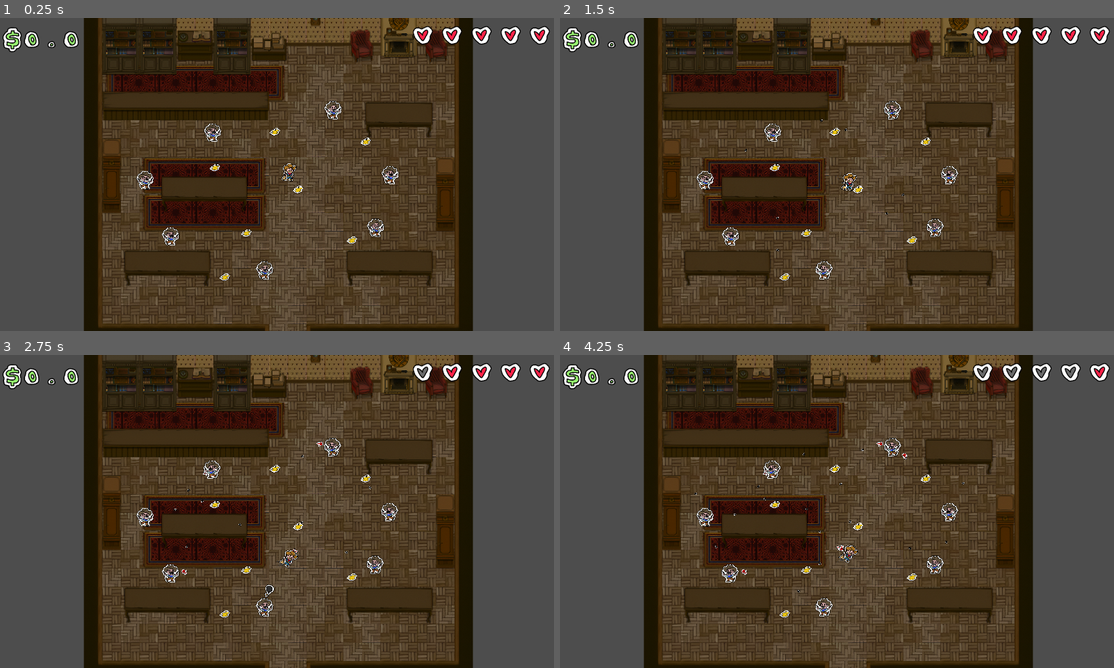
Above: before the commit, frames 1-4 (two rows, left to right).
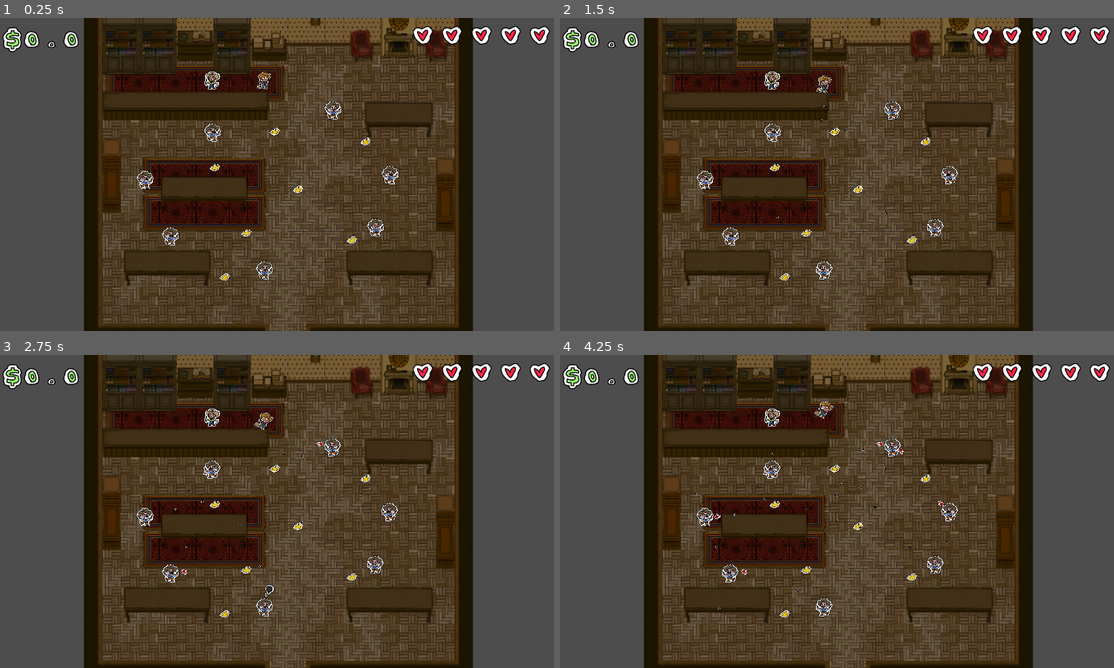
Above: after the commit, the same moments.

Repository: LavenderPlush/SaloonBrawl
Game: Godot game, scene res://Maps/wild_west_saloon.tscn
Same seed, same stepped clock (60 frames per second), same inputs: the game is played once before the commit and once after it.
Inputs:
- Up to frame 1 (0.25 s): no input
- Up to frame 2 (1.5 s): hold D (right) 0.53-1.28 s; hold E (interact) 0.53-1.28 s; hold S (down) from 1.28 s (still down); tap E (interact) at 1.35 s
- Up to frame 3 (2.75 s): release S (down) at 2.03 s; hold D (right) from 2.03 s (still down); hold E (interact) from 2.03 s (still down)
- Up to frame 4 (4.25 s): release D (right) at 2.78 s; release E (interact) at 2.78 s; hold W (up) 2.78-3.53 s; tap E (interact) at 2.85 s; hold A (left) from 3.53 s (still down); hold E (interact) from 3.53 s (still down)

The runs differ from the first frame. In frame 1, 0.3% of the frame differs, in the area x 36-54%, y 17-53%; in frame 2, 0.3%; in frame 3, 0.4%; in frame 4, 0.6%, in the area x 27-93%, y 4-82%.

Commit message:
Added barman shooting at patrons.

Diff:
--- /dev/null
+++ b/Characters/Barman/barman.gd
@@ -0,0 +1,54 @@
+extends CharacterBody2D
+
+class_name Barman
+
+var targets: Array = []
+
+@export var time_between_shots: float = 1
+@export var bullet_speed: int = 600
+@export var spray_angle_degrees: float = 10
+
+@onready var timer: Timer = $Timer
+@onready var manager: EnemyManager = %EnemyManager
+
+var bullet_scene: PackedScene = preload("res://Projectiles/Bullet/bullet.tscn")
+
+func _ready() -> void:
+	#timer.connect("timeout", _on_timer_timeout)
+	timer.start()
+	find_targets()
+	if !targets.is_empty():
+		timer.start(time_between_shots)
+
+func find_targets():
+	var patrons: Array = manager.patrons
+	for patron in patrons:
+		if patron is Patron:
+			targets.append(patron.global_position)
+
+	if targets.is_empty():
+		timer.stop()
+	elif not timer.is_stopped():
+		timer.start(time_between_shots)
+
+func shoot(target_pos: Vector2) -> void:
+	var dir: Vector2 = target_pos - position
+	var spray_angle: float = deg_to_rad(randf_range(-spray_angle_degrees / 2, spray_angle_degrees / 2))
+	dir = dir.rotated(spray_angle)
+	var movement: Vector2 = dir.normalized() * bullet_speed
+	var start_pos: Vector2 = global_position + dir.normalized() * 100
+
+	if abs(dir.angle()) < Vector2.DOWN.angle():
+		scale.x = 1
+	else:
+		scale.x = -1
+
+	var bullet = bullet_scene.instantiate()
+	bullet.fire(start_pos, movement)
+	get_tree().root.add_child(bullet)
+
+func _on_timer_timeout() -> void:
+	find_targets()
+	if len(targets) > 0:
+		shoot(targets.pick_random())
+	timer.start(time_between_shots)
--- /dev/null
+++ b/Characters/Barman/barman.tscn
@@ -0,0 +1,22 @@
+[gd_scene load_steps=4 format=3 uid="uid://ds4sukpftjhcj"]
+
+[ext_resource type="Script" uid="uid://byugmhnimgnxv" path="res://Characters/Barman/barman.gd" id="1_g7hkh"]
+[ext_resource type="Texture2D" uid="uid://b5rbil6c3vgn0" path="res://Assets/saloon_bartender.png" id="2_koags"]
+
+[sub_resource type="CapsuleShape2D" id="CapsuleShape2D_scq5p"]
+radius = 33.0
+height = 124.0
+
+[node name="Barman" type="CharacterBody2D"]
+script = ExtResource("1_g7hkh")
+
+[node name="Sprite2D" type="Sprite2D" parent="."]
+texture = ExtResource("2_koags")
+
+[node name="CollisionShape2D" type="CollisionShape2D" parent="."]
+position = Vector2(-9, 0)
+shape = SubResource("CapsuleShape2D_scq5p")
+
+[node name="Timer" type="Timer" parent="."]
+
+[connection signal="timeout" from="Timer" to="." method="_on_timer_timeout"]
--- a/Maps/wild_west_saloon.tscn
+++ b/Maps/wild_west_saloon.tscn
@@ -1,6 +1,7 @@
-[gd_scene load_steps=6 format=3 uid="uid://bebswochjmdn6"]
+[gd_scene load_steps=7 format=3 uid="uid://bebswochjmdn6"]
 
 [ext_resource type="PackedScene" uid="uid://cggmu20aob1uq" path="res://Maps/Wild West Saloon.tmx" id="1_cm30e"]
+[ext_resource type="PackedScene" uid="uid://ds4sukpftjhcj" path="res://Characters/Barman/barman.tscn" id="2_5k6n7"]
 [ext_resource type="PackedScene" uid="uid://dhyyi853mkcb3" path="res://Characters/Patron/patron_manager.tscn" id="3_tngpi"]
 [ext_resource type="PackedScene" uid="uid://btq4g3h0fm8dx" path="res://Characters/Patron/patron.tscn" id="4_kqypi"]
 [ext_resource type="PackedScene" uid="uid://cokg6av2uax0d" path="res://GameManager/game_manager.tscn" id="5_kqypi"]
@@ -18,6 +19,7 @@
 z_index = -1
 
 [node name="EnemyManager" parent="." index="3" instance=ExtResource("3_tngpi")]
+unique_name_in_owner = true
 
 [node name="Patron" parent="EnemyManager" index="0" instance=ExtResource("4_kqypi")]
 position = Vector2(887, 984)
@@ -64,8 +66,11 @@
 position = Vector2(1122, 1674)
 
 [node name="GameManager" parent="." index="5" instance=ExtResource("5_kqypi")]
-position = Vector2(1419, 1253)
+position = Vector2(1247, 621)
 
 [node name="Camera2D" type="Camera2D" parent="." index="6"]
 position = Vector2(1341, 1272)
 zoom = Vector2(0.5, 0.5)
+
+[node name="Barman" parent="." index="7" instance=ExtResource("2_5k6n7")]
+position = Vector2(890, 624)
Binary file added: Assets/saloon_bartender.png
Not shown, added: Assets/saloon_bartender.png.import
Not shown, added: Characters/Barman/barman.gd.uid
